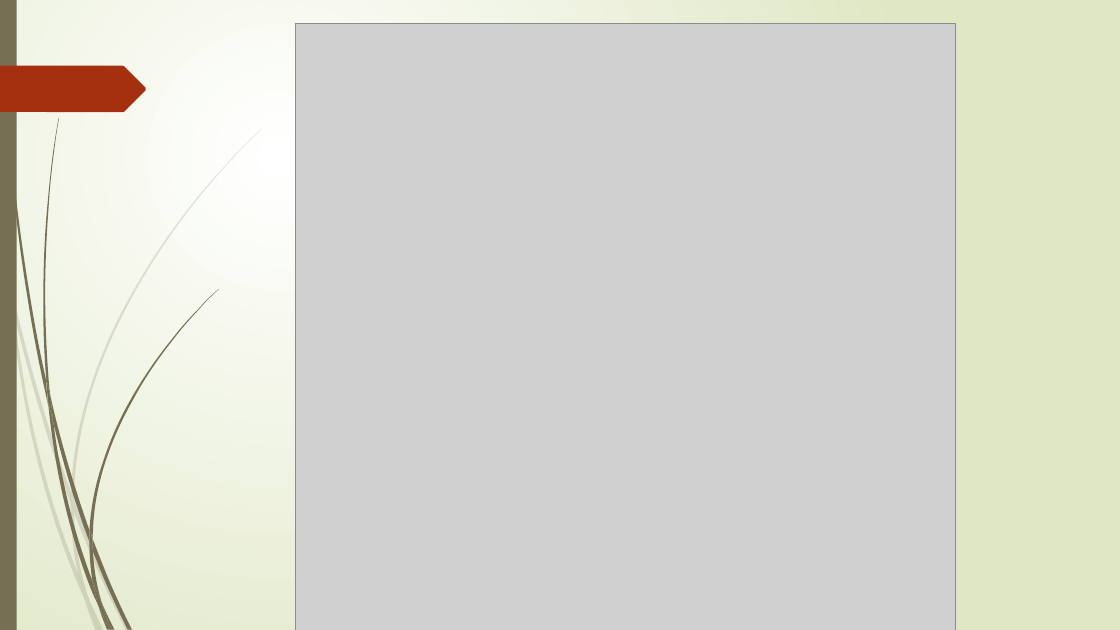
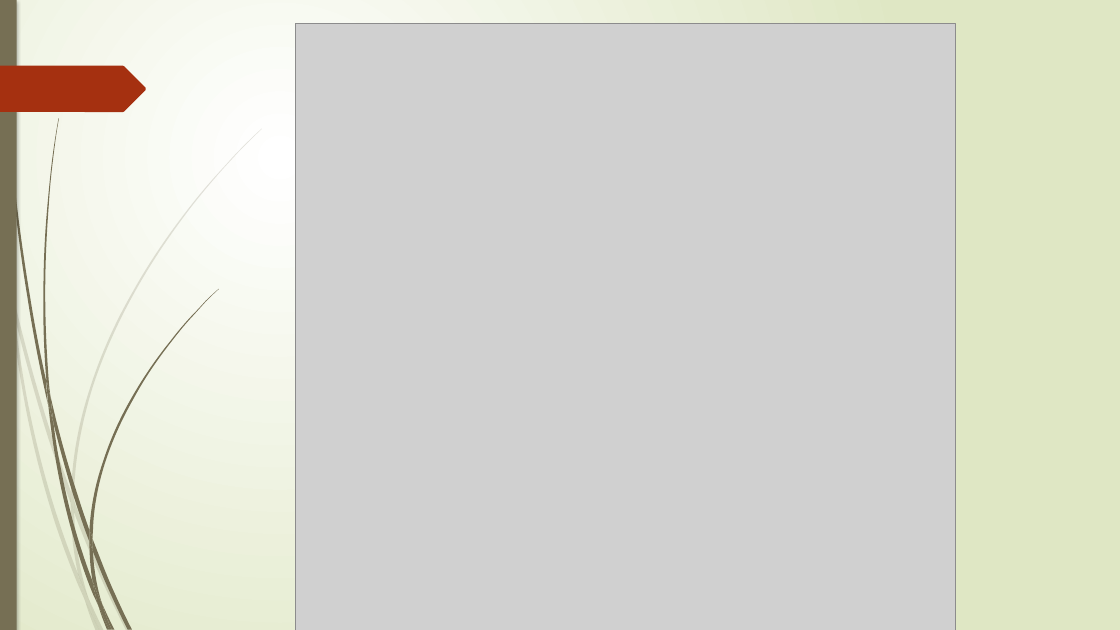
Before and after one commit to marcosremon/dam1, a slide deck: slide 12 of Entornos de desarrollos/UD4 - Control De Versiones GIT y GITHUB/ÙD4 apuntes parte 1.pptx. Drawn at 1120x630 pixels with LibreOffice and Linux fonts; fonts in the diff are those of the drawing; grey boxes stand for pictures. Boxes give left, top, right and bottom in pixels: in the first picture for what was removed or moved away, otherwise in the second. Text is boxed around its words. In the diff, an @@ line names an element or a change of style, - is before the commit and + after.

```diff
--- a/Entornos de desarrollos/UD4 - Control De Versiones GIT y GITHUB/ÙD4 apuntes parte 1.pptx
+++ b/Entornos de desarrollos/UD4 - Control De Versiones GIT y GITHUB/ÙD4 apuntes parte 1.pptx
@@ background gradient #FFFFFF to #DFE8C4 to gradient #FFFFFF to #DFE7C4 @@
@@ rectangle at box(0, 0, 17, 630): shadow on @@
@@ outline redrawn in 4 elements at box(12, 290, 71, 503), box(9, 294, 85, 600), box(3, 0, 48, 404), box(0, 66, 146, 112) @@
```
Also in this commit, not shown: 24 other slides changed, 6 other files.
